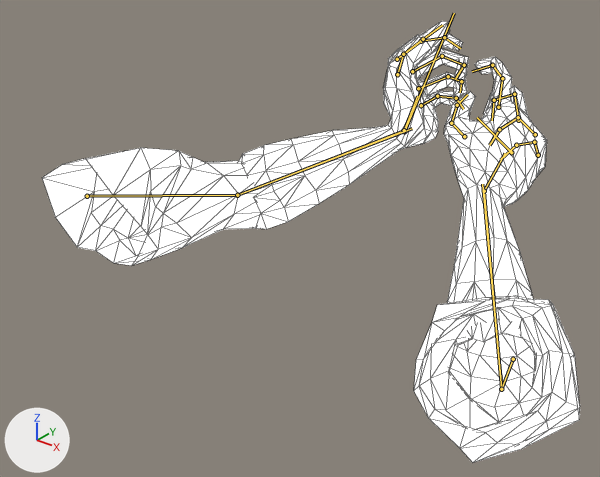
Before and after pictures for a commit that changed the glTF model godot_project/data/models/arm/arms.glb.
Before and after are seen from a 50 mm lens placed at (0.507, -0.614, 0.432), pointed at (-0.084, 0.125, -0.026). Lighting does not change. The marker at lower left points along +X, +Y and +Z. The older version comes first. Both versions are drawn at frame 53 of the action 'mauser_c96_reload'; the numbers are the values there. The bones that change, and the others that lie on the model, are drawn over the model as lines. Mesh edges are drawn as thin lines.

Names of what the first picture shows: 'ArmsMesh'.
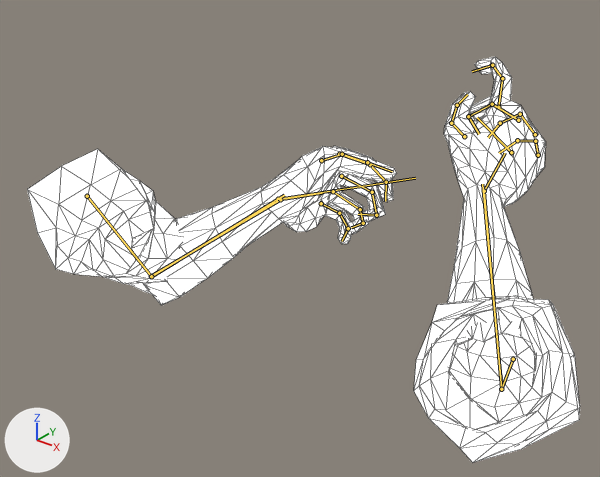
The change, as JSON lines over the scene's bpy script:
```json
{"block": "bone_leftupperarm", "where": "bone_leftupperarm = bpy.data.objects['Armature'].pose.bones['LeftUpperArm']  # child of 'Root'"}
{"op": "set", "path": "bone_leftupperarm.rotation_quaternion", "old": "(-0.689, 0.264, 0.0, 0.674)", "new": "(-0.825, 0.452, 0.0, 0.338)", "note": "degrees (-23, -21, -84) -> degrees (-52, -18, -36)"}
{"op": "set", "path": "bone_leftupperarm.scale", "old": "(1.01, 0.98, 1.01)", "new": "(1.02, 0.97, 1.02)"}
{"block": "bone_leftlowerarm", "where": "bone_leftlowerarm = bpy.data.objects['Armature'].pose.bones['LeftLowerArm']  # child of 'LeftUpperArm'"}
{"op": "set", "path": "bone_leftlowerarm.rotation_quaternion", "old": "(0.919, 0.021, -0.001, -0.394)", "new": "(0.613, -0.155, -0.001, -0.774)", "note": "degrees (2, 1, -46) -> degrees (-11, -14, -102)"}
{"op": "set", "path": "bone_leftlowerarm.scale", "old": "(1.03, 0.97, 1.0)", "new": "(1.04, 0.96, 1.0)"}
{"block": "bone_lefthand", "where": "bone_lefthand = bpy.data.objects['Armature'].pose.bones['LeftHand']  # child of 'LeftLowerArm'"}
{"op": "set", "path": "bone_lefthand.rotation_quaternion", "old": "(0.692, 0.495, -0.526, -0.009)", "new": "(0.832, 0.327, -0.234, 0.382)", "note": "degrees (94, -46, -50) -> degrees (28, -40, 39)"}
{"op": "set", "path": "bone_lefthand.scale", "old": "(0.99, 1.0, 1.01)", "new": "(1.01, 0.99, 1.01)"}
{"block": "bone_rightlittleproximal", "where": "bone_rightlittleproximal = bpy.data.objects['Armature'].pose.bones['RightLittleProximal']  # child of 'RightHand'"}
{"op": "set", "path": "bone_rightlittleproximal.rotation_quaternion", "old": "(0.933, -0.248, -0.082, 0.248)", "new": "(0.942, -0.231, 0.003, 0.242)", "note": "degrees (-30, -2, 30) -> degrees (-26, 7, 27)"}
{"block": "bone_rightmiddleproximal", "where": "bone_rightmiddleproximal = bpy.data.objects['Armature'].pose.bones['RightMiddleProximal']  # child of 'RightHand'"}
{"op": "set", "path": "bone_rightmiddleproximal.rotation_quaternion", "old": "(0.979, -0.183, 0.049, 0.074)", "new": "(0.846, -0.494, 0.156, 0.124)", "note": "degrees (-21, 7, 7) -> degrees (-60, 23, 3)"}
{"block": "bone_rightmiddleintermediate", "where": "bone_rightmiddleintermediate = bpy.data.objects['Armature'].pose.bones['RightMiddleIntermediate']  # child of 'RightMiddleProximal'"}
{"op": "set", "path": "bone_rightmiddleintermediate.rotation_quaternion", "old": "(0.863, -0.411, 0.036, -0.292)", "new": "(0.909, -0.295, -0.003, -0.294)", "note": "degrees (-48, -10, -33) -> degrees (-33, -10, -33)"}
{"block": "bone_rightringproximal", "where": "bone_rightringproximal = bpy.data.objects['Armature'].pose.bones['RightRingProximal']  # child of 'RightHand'"}
{"op": "set", "path": "bone_rightringproximal.rotation_quaternion", "old": "(0.916, -0.386, -0.024, 0.109)", "new": "(0.928, -0.349, 0.053, 0.12)", "note": "degrees (-45, 2, 13) -> degrees (-40, 11, 11)"}
```

Pixel boxes (x1, y1, x2, y2) of what changed, in the pictures (600 x 477 px):
```json
{"object": "ArmsMesh", "change": "posed", "before": [42, 21, 580, 462], "after": [27, 57, 580, 462], "on screen": "8% shorter"}
{"bone": "LeftUpperArm", "before": "(87, 196) to (237, 195)", "after": "(87, 196) to (151, 276)"}
{"bone": "LeftLowerArm", "before": "(237, 195) to (404, 130)", "after": "(151, 276) to (280, 199)"}
{"bone": "LeftHand", "before": "(404, 130) to (417, 96)", "after": "(280, 199) to (322, 193)"}
{"bone": "RightLittleProximal", "before": "(538, 155) to (534, 142)", "after": "(538, 155) to (535, 141)"}
{"bone": "RightMiddleProximal", "before": "(518, 120) to (514, 94)", "after": "(518, 120) to (492, 104)"}
{"bone": "RightMiddleIntermediate", "before": "(514, 94) to (494, 100)", "after": "(492, 104) to (468, 116)"}
{"bone": "RightRingProximal", "before": "(535, 134) to (518, 117)", "after": "(535, 134) to (520, 114)"}
```
